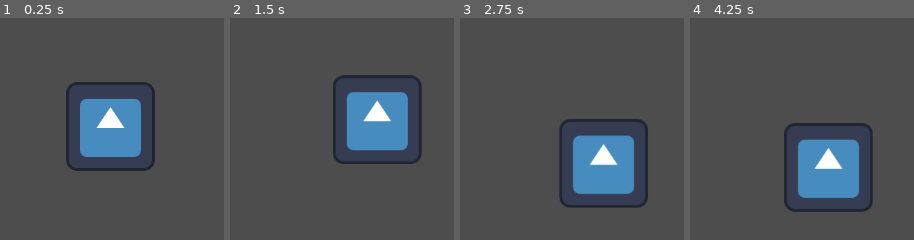
Above: before the commit, frames 1-4 (left to right).
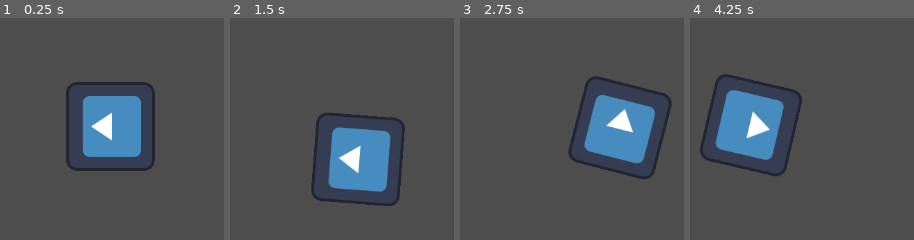
Above: after the commit, the same moments.

Repository: laniro/Birminghack26
Game: Godot game, scene res://Scenes/game.tscn
Two runs of this game, one before a commit and one after it. Both use one fixed random seed, a clock stepped at 60 frames per second and the inputs below. This scene is started directly instead of the project's main scene. The engine's default icon, where the game draws it, is replaced by a stand-in: a white triangle on a blue panel in a dark square.
Inputs (mouse positions are in pixels of both pictures, inside the frame that each line leads up to):
- Up to frame 1 (0.25 s): no input
- Up to frame 2 (1.5 s): move the mouse to (outside the picture) at 0.52 s; hold D (moveRight) 0.53-1.28 s; move the mouse to (outside the picture) at 1.27 s; hold S (moveDown) from 1.28 s (still down)
- Up to frame 3 (2.75 s): move the mouse to (650, 26) at 2.02 s; release S (moveDown) at 2.03 s; hold D (moveRight) from 2.03 s (still down)
- Up to frame 4 (4.25 s): move the mouse to (759, 215) at 2.77 s; release D (moveRight) at 2.78 s; hold W (moveUp) 2.78-3.53 s; move the mouse to (outside the picture) at 3.52 s; hold A (moveLeft) from 3.53 s (still down)

The runs differ from the first frame. In frame 1, 1.4% of the frame differs, in the area x 35-63%, y 35-63%; in frame 2, 14%; in frame 3, 14%; in frame 4, 19%, in the area x 4-82%, y 25-88%.

Commit message:
player updated

Diff:
--- a/birminghack/Scenes/game.tscn
+++ b/birminghack/Scenes/game.tscn
@@ -7,5 +7,4 @@
 [node name="Player" parent="." unique_id=954365754 instance=ExtResource("1_ebmjs")]
 
 [node name="Camera2D" type="Camera2D" parent="Player" unique_id=41661085]
-ignore_rotation = false
 position_smoothing_enabled = true
--- a/birminghack/Scenes/player.tscn
+++ b/birminghack/Scenes/player.tscn
@@ -16,6 +16,8 @@
 shape = SubResource("RectangleShape2D_cvnsp")
 
 [node name="Timer" type="Timer" parent="." unique_id=557621179]
+autostart = true
 
 [connection signal="body_entered" from="." to="." method="_on_body_entered"]
+[connection signal="hit" from="." to="." method="_on_hit"]
 [connection signal="timeout" from="Timer" to="." method="_on_timer_timeout"]
--- a/birminghack/Scripts/player.gd
+++ b/birminghack/Scripts/player.gd
@@ -41,7 +41,7 @@
 
 
 func _on_body_entered(body: Node2D) -> void:
-	hit.emit()
+	Hit(1, false)
 
 func onKill():
 	time += 5
